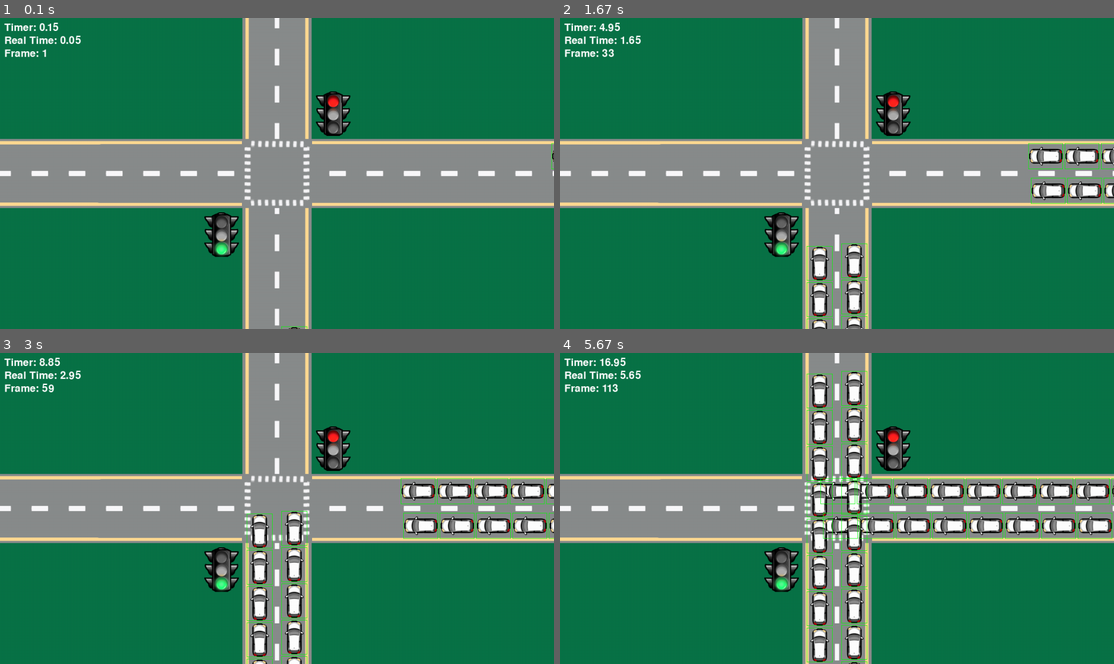
Above: before the commit, frames 1-4 (two rows, left to right).
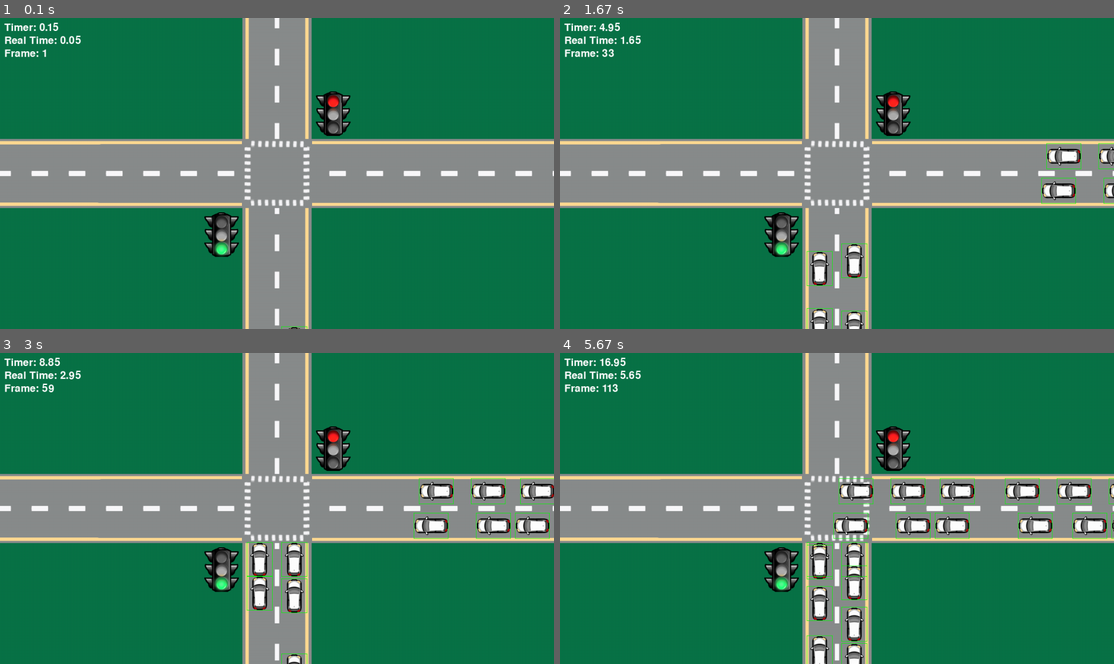
Above: after the commit, the same moments.

Repository: IChaudhry892/csce-4430-project
Game: pygame game, started from pygame-traffic-test/main.py
Two runs of this game, one before a commit and one after it. Both use one fixed random seed, a clock stepped at 60 frames per second and the inputs below.
Inputs:
- Up to frame 1 (0.1 s): no input
- Up to frame 2 (1.67 s): no input
- Up to frame 3 (3 s): no input
- Up to frame 4 (5.67 s): no input

The runs differ from the first frame. In frame 1, less than 0.1% of the frame differs, in the area x 99-100%, y 40-49%; in frame 2, 2.4%; in frame 3, 4.4%; in frame 4, 8.6%, in the area x 44-100%, y 5-100%.

Commit message:
Make vehicles stop at their road's stop line positions if their signal is red.
Updated Vehicle's simulate() to check a vehicle's traffic signal color, then update its state and only move if its state is "running."

Diff:
--- a/pygame-traffic-test/SimulationToolbox/Scenario.py
+++ b/pygame-traffic-test/SimulationToolbox/Scenario.py
@@ -29,6 +29,7 @@
     def register_vehicle_in_scenario(self, vehicle: Vehicle) -> None:
         """Add a vehicle to components list and the appropriate lane list"""
         self.addComponent(vehicle)
+        vehicle.scenario = self
         lane_key = f"{vehicle.road_id}_{vehicle.lane_id}"
 
         # FOR TESTING: Update spawn counts
@@ -98,3 +99,10 @@
     def getIntersection(self) -> Intersection:
         """Get the intersection component in the scenario"""
         return self.intersection
+
+    def get_signal_for_road(self, road_id) -> TrafficSignal:
+        """Get the traffic signal for the specified road ID"""
+        for component in self.components:
+            if isinstance(component, TrafficSignal) and component.getRoadID() == road_id:
+                return component
+        return None
--- a/pygame-traffic-test/SimulationToolbox/SimulationConfig.py
+++ b/pygame-traffic-test/SimulationToolbox/SimulationConfig.py
@@ -10,6 +10,6 @@
     STOP_REAL_TIME = 30.0   # Stop simulation after 30 real-time seconds
 
     ROAD_IDS = {"Vertical Road": "vertical_road", "Horizontal Road": "horizontal_road"}
-    TRAFFIC_INTENSITIES = {"high": 15, "medium": 0.10, "low": 0.05} # Chance of spawning a vehicle per virtual minute per road
+    TRAFFIC_INTENSITIES = {"high": 0.15, "medium": 0.10, "low": 0.05} # Chance of spawning a vehicle per virtual minute per road
     VEHICLE_STATES = {"moving": "moving", "waiting": "waiting"}
     TRAFFIC_SIGNAL_STATES = {"green": "green", "red": "red"}
--- a/pygame-traffic-test/TrafficSignal/TrafficSignal.py
+++ b/pygame-traffic-test/TrafficSignal/TrafficSignal.py
@@ -1,5 +1,6 @@
 from Animation.Animatable import Animatable
 from Graphics.SimulationGraphicConfig import SimulationGraphicConfig
+from SimulationToolbox.SimulationConfig import SimulationConfig
 
 class TrafficSignal(Animatable):
     def __init__(self, x, y, image, state, road_id):
@@ -26,7 +27,7 @@
         self.image = image
 
     def is_green(self) -> bool:
-        return self.state == SimulationGraphicConfig.TRAFFIC_SIGNAL_STATES["green"]
+        return self.state == SimulationConfig.TRAFFIC_SIGNAL_STATES["green"]
 
     def is_red(self) -> bool:
-        return self.state == SimulationGraphicConfig.TRAFFIC_SIGNAL_STATES["red"]
+        return self.state == SimulationConfig.TRAFFIC_SIGNAL_STATES["red"]
--- a/pygame-traffic-test/Vehicle/Vehicle.py
+++ b/pygame-traffic-test/Vehicle/Vehicle.py
@@ -14,6 +14,7 @@
         self.x, self.y = SimulationGraphicConfig.LANE_STARTING_POSITIONS[f"{road_id}_{lane_id}"]
         self.state = SimulationConfig.VEHICLE_STATES["moving"]  # default is "moving", can change to "waiting"
         self.stop_line_position = SimulationGraphicConfig.STOP_LINE_POSITIONS[road_id]
+        self.scenario = None  # to be set when added to scenario
 
     def move(self):
         distance_pixels = self.velocity * self.delta_time * SimulationConfig.PIXELS_PER_METER # 16.665 pixels per frame at 20 FPS
@@ -29,6 +30,21 @@
         return self.x < 0 - self.width or self.y < 0 - self.width
 
     def simulate(self, delta_time):
-        # All a vehicle does is move right now
         self.delta_time = delta_time
-        self.move()
+        signal = self.scenario.get_signal_for_road(self.road_id)
+
+        # Update vehicle state based on traffic signal
+        if signal.is_red():
+            # Check if approaching stop line
+            if self.road_id == "vertical_road" and self.y <= self.stop_line_position:
+                self.state = SimulationConfig.VEHICLE_STATES["waiting"]
+            elif self.road_id == "horizontal_road" and self.x <= self.stop_line_position:
+                self.state = SimulationConfig.VEHICLE_STATES["waiting"]
+            else:
+                self.state = SimulationConfig.VEHICLE_STATES["moving"]
+        elif signal.is_green():
+            self.state = SimulationConfig.VEHICLE_STATES["moving"]
+
+        # Move vehicle if in "moving" state
+        if self.state == SimulationConfig.VEHICLE_STATES["moving"]:
+            self.move()
